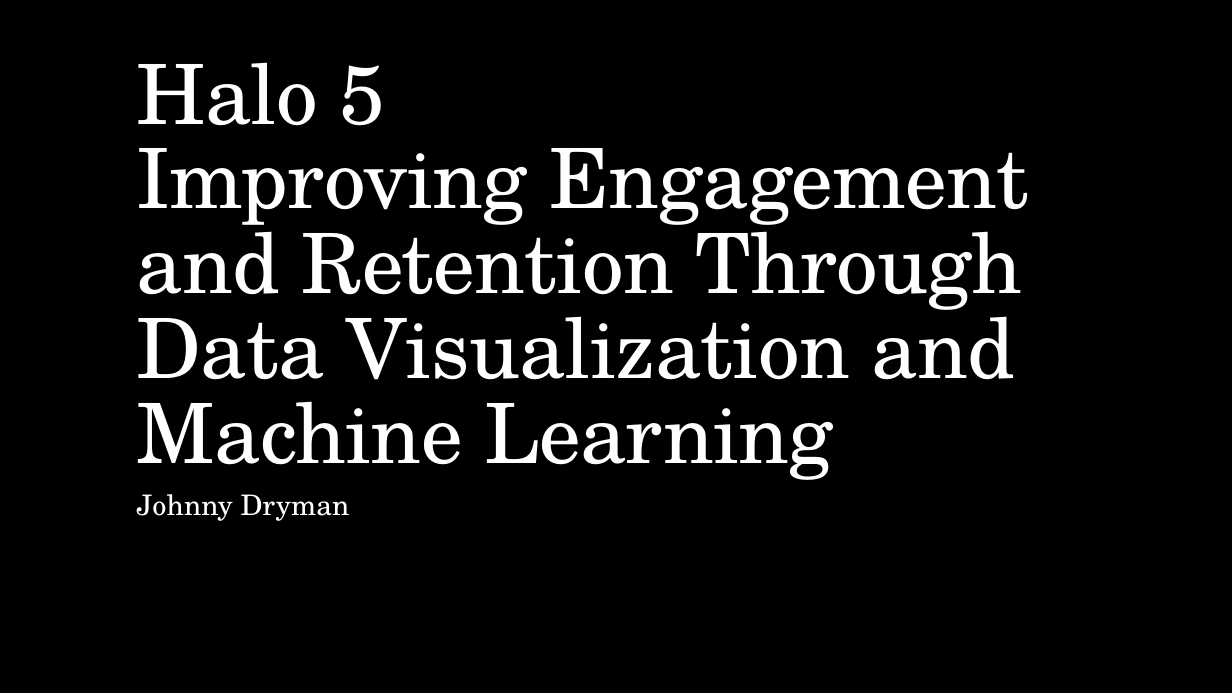
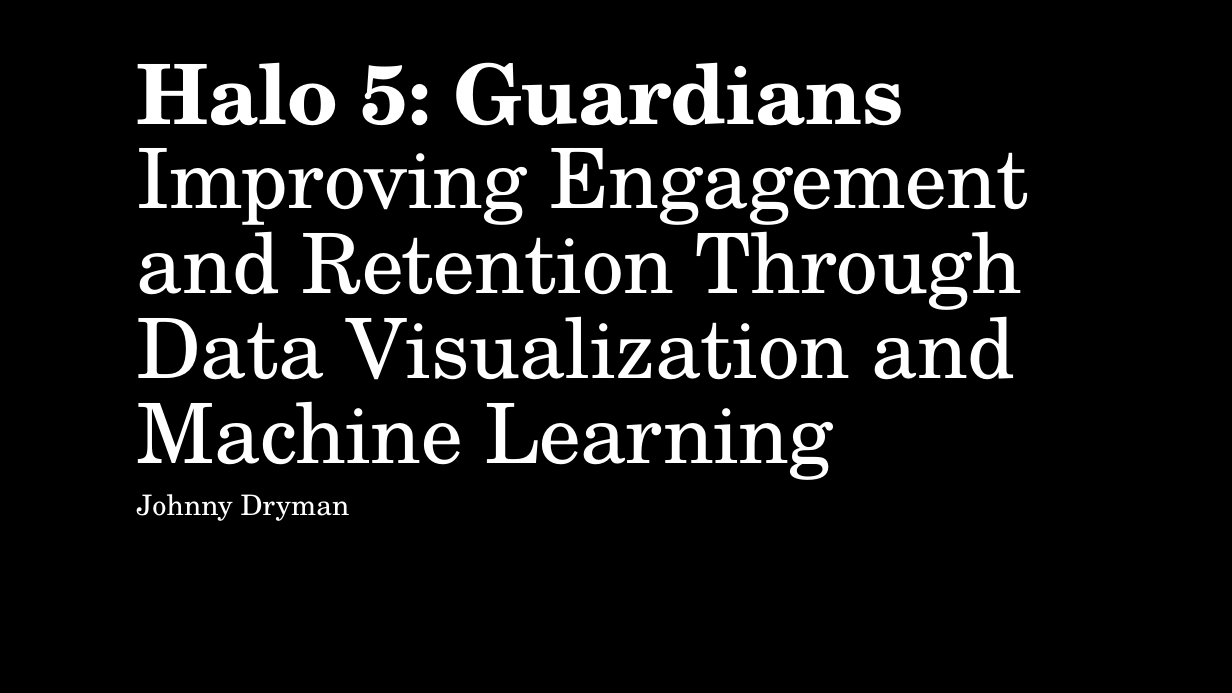
Before and after one commit to Drymander/Capstone-Halo-5, a slide deck: slide 1 of presentation/Presentation.pptx. Drawn at 1232x693 pixels with LibreOffice and Linux fonts; fonts in the diff are those of the drawing; background and template pictures are left out. Boxes give left, top, right and bottom in pixels: in the first picture for what was removed or moved away, otherwise in the second. Text is boxed around its words. In the diff, an @@ line names an element or a change of style, - is before the commit and + after.

```diff
--- a/presentation/Presentation.pptx
+++ b/presentation/Presentation.pptx
@@ title at (137,62,1029,480): text changed @@
-Halo 5
-Improving Engagement and Retention Through Data Visualization and Machine Learning
+Halo 5: Guardians
+Improving Engagement and Retention Through Data Visualization and Machine Learning
```
Also in this commit, not shown: 7 other slides changed, 5 other files.
